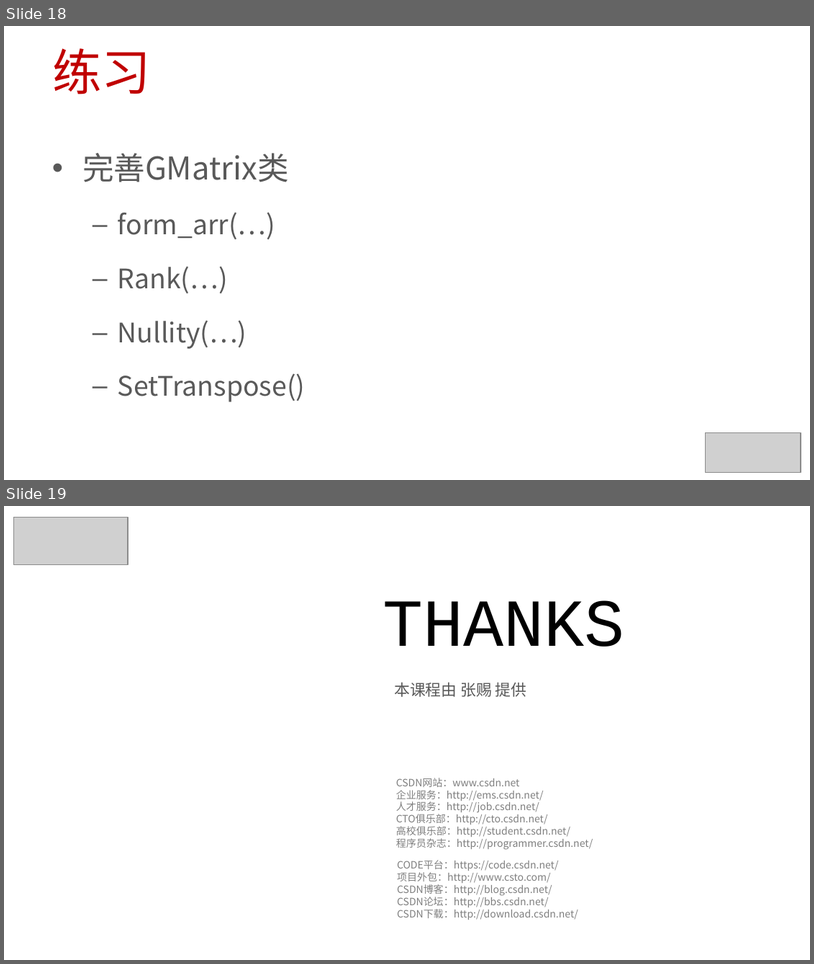
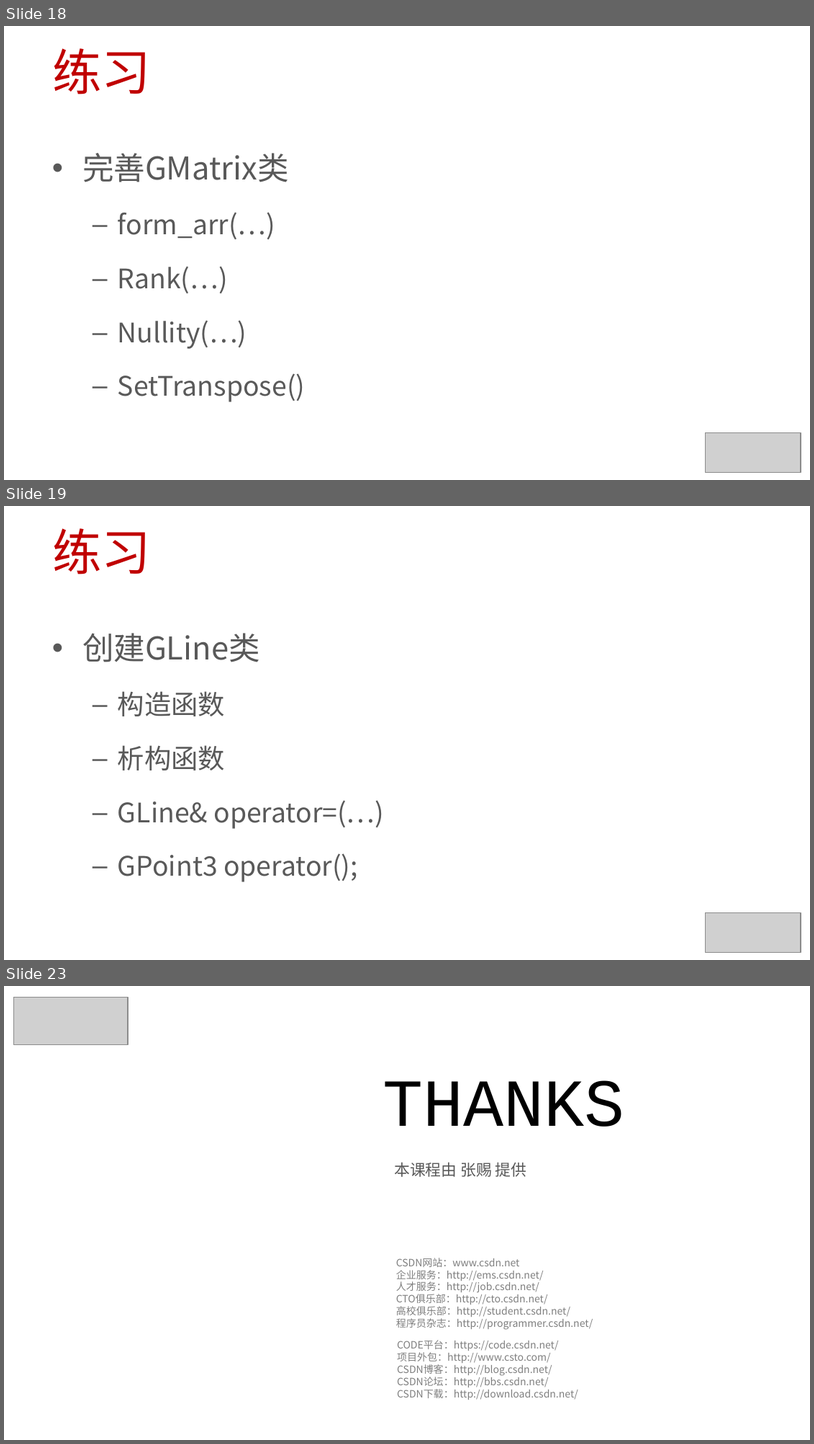
Before and after one commit to 0000duck/ComputerGraphicsBasics, a slide deck: PPT/C++练习.pptx. Shown one above the other, each under a label of ours: slides 18 and 19 before the commit, slides 18, 19 and 23 after it; the slides between them are not shown. The pictures are 814x964 and 814x1444 pixels, drawn with LibreOffice and Linux fonts; fonts in the diff are those of the drawing; grey boxes stand for pictures; background and template pictures are left out. Boxes give left, top, right and bottom in pixels: in the first picture for what was removed or moved away, otherwise in the second. Text is boxed around its words. In the diff, an @@ line names an element or a change of style, - is before the commit and + after.

```diff
--- a/PPT/C++练习.pptx
+++ b/PPT/C++练习.pptx
@@ slide 19 added at [4, 506, 810, 960], background #FFFFFF @@
@@ title added at [52, 528, 151, 574], 44 pt, text #C00000 @@
+练习
@@ text added at [82, 633, 384, 882], 24 pt, text #595959 @@
+• 创建GLine类
+  – 构造函数
+  – 析构函数
+  – GLine& operator=(…)
+  – GPoint3 operator();
@@ picture added at [705, 912, 801, 952] @@
@@ what was slide 19 is now slide 23 @@
```
Also in this commit, not shown: 1 slide changed, 3 other slides added, 1 other file.
